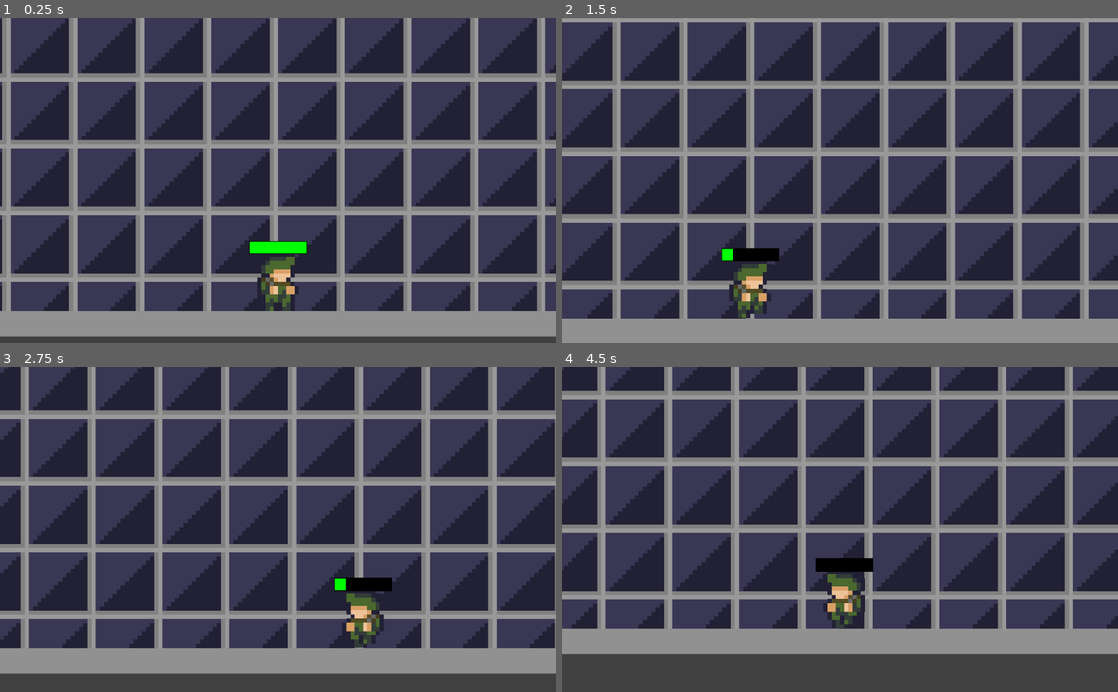
Above: before the commit, frames 1-4 (two rows, left to right).
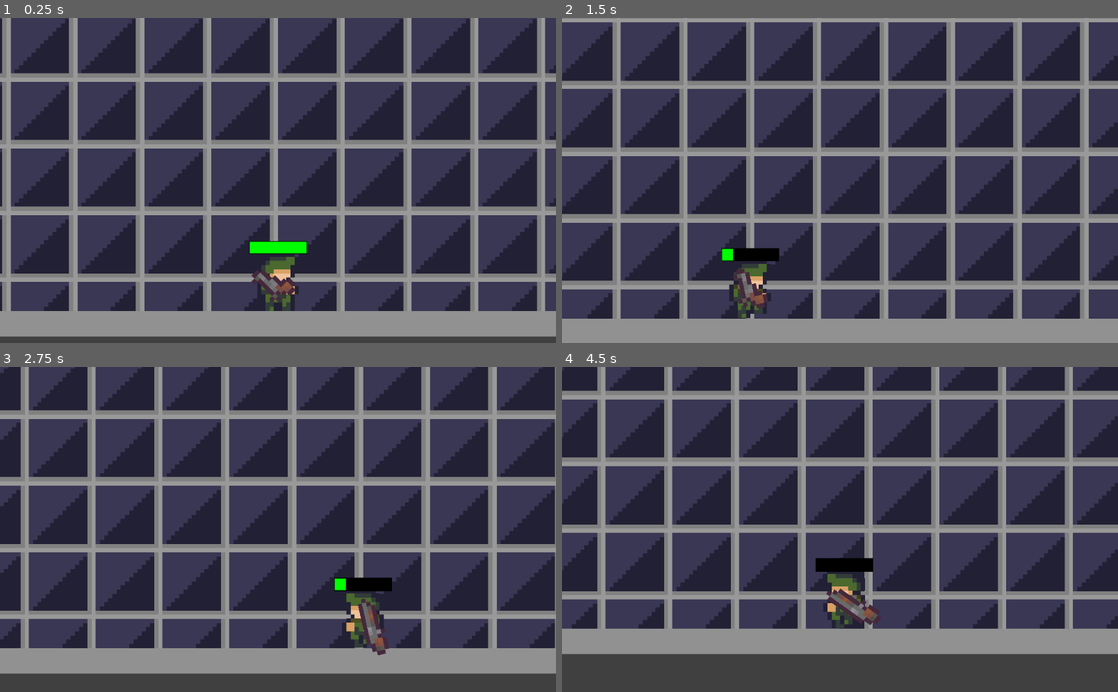
Above: after the commit, the same moments.

Repository: CUBE-The-Final-Shape/Destroying-Horrible
Game: Godot game, scene res://Scenes/Main.tscn
The game is run twice, just before and just after one commit, with the same random seed, the same clock (stepped at 60 frames per second) and the same inputs.
Inputs (mouse positions are in pixels of both pictures, inside the frame that each line leads up to):
- Up to frame 1 (0.25 s): no input
- Up to frame 2 (1.5 s): move the mouse to (962, 164) at 0.52 s; press the mouse at (962, 164) at 0.53 s; hold D (right) from 0.53 s (still down); tap W (up) at 0.77 s; tap K (k) at 0.8, 1.35 s; move the mouse to (728, 196) at 1.27 s; release the mouse at (728, 196) at 1.28 s
- Up to frame 3 (2.75 s): tap W (up) at 1.52 s; tap 1 (weapon_1, bound only after the commit) at 1.55 s; move the mouse to (333, 458) at 2.02 s; release D (right) at 2.03 s; hold A (left) from 2.03 s (still down); hold 1 (weapon_1, bound only after the commit) from 2.03 s (still down); tap 2 (weapon_2, bound only after the commit) at 2.3 s
- Up to frame 4 (4.5 s): move the mouse to (812, 594) at 2.77 s; release A (left) at 2.78 s; release 1 (weapon_1, bound only after the commit) at 2.78 s; hold D (right) 2.78-4.28 s; tap 2 (weapon_2, bound only after the commit) at 2.85 s; tap W (up) at 3.02, 3.77 s; click (812, 594) at 3.05 s; move the mouse to (1006, 578) at 3.52 s; hold Ctrl (crouch) 3.53-4.28 s; tap K (k) at 3.8 s; move the mouse to (673, 480) at 4.27 s; hold A (left) from 4.28 s (still down); click (673, 480) at 4.35 s

The runs differ from the first frame. In frame 1, 0.3% of the frame differs, in the area x 45-53%, y 77-88%; in frame 2, 0.3%; in frame 3, 0.4%; in frame 4, 0.5%, in the area x 47-57%, y 68-80%.

Commit message:
Switch weapon

Diff:
--- a/Scenes/Revolver.tscn
+++ b/Scenes/Revolver.tscn
@@ -3,8 +3,7 @@
 [ext_resource path="res://Scripts/gun_script.gd" type="Script" id=1]
 [ext_resource path="res://sprites/military_sprites/weapons/oversizedRevolver.png" type="Texture" id=2]
 
-
-[node name="KinematicBody2D" type="KinematicBody2D"]
+[node name="Revolver" type="KinematicBody2D"]
 script = ExtResource( 1 )
 
 [node name="Sprite" type="Sprite" parent="."]
--- a/Scenes/Shotgun.tscn
+++ b/Scenes/Shotgun.tscn
@@ -5,7 +5,6 @@
 [ext_resource path="res://sprites/military_sprites/weapons/shotgun/Shotgun1.png" type="Texture" id=3]
 [ext_resource path="res://sprites/military_sprites/weapons/shotgun/Shotgun4.png" type="Texture" id=4]
 [ext_resource path="res://Scripts/Shotgun.gd" type="Script" id=5]
-
 
 [sub_resource type="SpriteFrames" id=1]
 animations = [ {
@@ -20,7 +19,7 @@
 "speed": 5.0
 } ]
 
-[node name="KinematicBody2D" type="KinematicBody2D"]
+[node name="Shotgun" type="KinematicBody2D"]
 script = ExtResource( 5 )
 
 [node name="AnimatedSprite" type="AnimatedSprite" parent="."]
--- a/Scenes/player.tscn
+++ b/Scenes/player.tscn
@@ -1,8 +1,9 @@
-[gd_scene load_steps=30 format=2]
+[gd_scene load_steps=33 format=2]
 
 [ext_resource path="res://sprites/military_sprites/Militaryman/animations_left/idle/militaryman1left.png" type="Texture" id=1]
 [ext_resource path="res://Scripts/player.gd" type="Script" id=2]
 [ext_resource path="res://sprites/military_sprites/Militaryman/animations_right/idle/militaryman1.png" type="Texture" id=3]
+[ext_resource path="res://Scenes/Revolver.tscn" type="PackedScene" id=4]
 [ext_resource path="res://sprites/military_sprites/Militaryman/animations_left/crouch/crouch3.png" type="Texture" id=5]
 [ext_resource path="res://sprites/military_sprites/Militaryman/animations_right/walking/militaryman6.png" type="Texture" id=6]
 [ext_resource path="res://sprites/military_sprites/Militaryman/animations_right/walking/militaryman3.png" type="Texture" id=7]
@@ -26,6 +27,8 @@
 [ext_resource path="res://sprites/military_sprites/Militaryman/animations_right/crouch/crouch3.png" type="Texture" id=25]
 [ext_resource path="res://sprites/military_sprites/Militaryman/animations_right/crouch/crouch4.png" type="Texture" id=26]
 [ext_resource path="res://sprites/military_sprites/Militaryman/animations_right/crouch/crouch5.png" type="Texture" id=27]
+[ext_resource path="res://Scenes/Shotgun.tscn" type="PackedScene" id=28]
+[ext_resource path="res://Scripts/WeaponManager.gd" type="Script" id=29]
 
 [sub_resource type="SpriteFrames" id=2]
 animations = [ {
@@ -102,3 +105,12 @@
 current = true
 zoom = Vector2( 0.13, 0.13 )
 smoothing_enabled = true
+
+[node name="WeaponManager" type="Node2D" parent="."]
+script = ExtResource( 29 )
+
+[node name="Revolver" parent="WeaponManager" instance=ExtResource( 4 )]
+position = Vector2( 0, 3 )
+
+[node name="Shotgun" parent="WeaponManager" instance=ExtResource( 28 )]
+position = Vector2( 2, 3 )
--- a/Scripts/Shotgun.gd
+++ b/Scripts/Shotgun.gd
@@ -13,10 +13,7 @@
 	rotation+= mouseposition.angle() * 1
 
 
-	if Input.is_action_pressed("fire") and can_fire:
-
-		var player_speed_x = abs(get_parent().velocity.x)
-		print(player_speed_x)
+	if Input.is_action_pressed("fire") and can_fire and is_visible():
 
 		var bullet_instance = bullet.instance()
 		bullet_instance.position = $BulletPoint.get_global_position()
--- /dev/null
+++ b/Scripts/WeaponManager.gd
@@ -0,0 +1,41 @@
+extends Node2D
+
+onready var current_weapon = $Revolver
+
+var weapons: Array = []
+
+func _ready():
+	weapons = get_children()
+
+	print (weapons)
+
+	for weapon in weapons:
+		weapon.hide()
+
+	current_weapon.show()
+	print (current_weapon)
+	print (weapons[1])
+
+
+func _init():
+	return
+
+
+func reload():
+	return
+
+func switch_weapon(weapon):
+	print(weapon)
+	if weapon == current_weapon:
+		return
+
+	current_weapon.hide()
+	weapon.show()
+	current_weapon = weapon
+
+
+func _unhandled_input(event):
+	if event.is_action_pressed("weapon_1"):
+		switch_weapon(weapons[0])
+	elif event.is_action_pressed("weapon_2"):
+		switch_weapon(weapons[1])
--- a/Scripts/gun_script.gd
+++ b/Scripts/gun_script.gd
@@ -13,10 +13,8 @@
 	rotation+= mouseposition.angle() * 1
 
 
-	if Input.is_action_pressed("fire") and can_fire:
 
-		var player_speed_x = abs(get_parent().velocity.x)
-		print(player_speed_x)
+	if Input.is_action_pressed("fire") and can_fire and is_visible():
 
 		var bullet_instance = bullet.instance()
 		bullet_instance.position = $BulletPoint.get_global_position()
--- a/project.godot
+++ b/project.godot
@@ -94,6 +94,16 @@
 "events": [ Object(InputEventKey,"resource_local_to_scene":false,"resource_name":"","device":0,"alt":false,"shift":false,"control":false,"meta":false,"command":false,"pressed":false,"scancode":16777217,"physical_scancode":0,"unicode":0,"echo":false,"script":null)
  ]
 }
+weapon_1={
+"deadzone": 0.5,
+"events": [ Object(InputEventKey,"resource_local_to_scene":false,"resource_name":"","device":0,"alt":false,"shift":false,"control":false,"meta":false,"command":false,"pressed":false,"scancode":49,"physical_scancode":0,"unicode":0,"echo":false,"script":null)
+ ]
+}
+weapon_2={
+"deadzone": 0.5,
+"events": [ Object(InputEventKey,"resource_local_to_scene":false,"resource_name":"","device":0,"alt":false,"shift":false,"control":false,"meta":false,"command":false,"pressed":false,"scancode":50,"physical_scancode":0,"unicode":0,"echo":false,"script":null)
+ ]
+}
 
 [physics]
 
